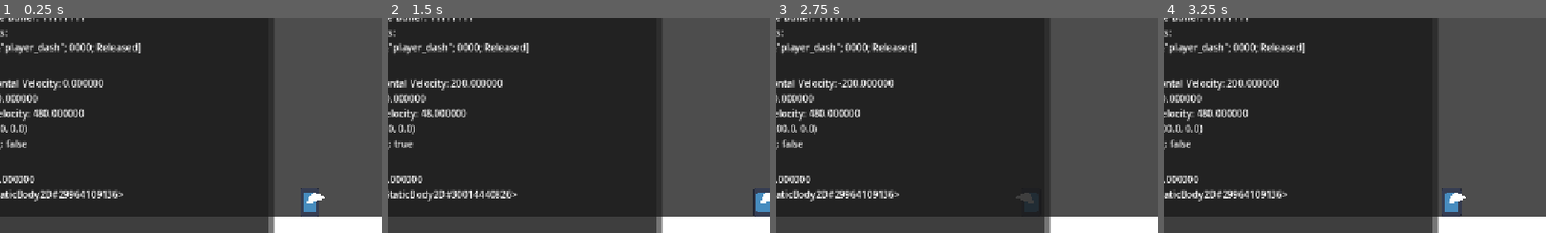
Above: before the commit, frames 1-4 (left to right).
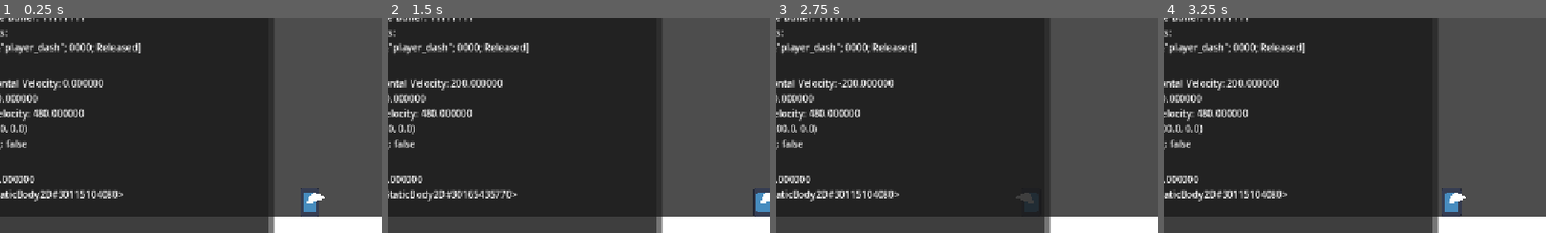
Above: after the commit, the same moments.

Repository: Bryce-Dixon/godot-2d-parametric-player-controller
Game: Godot game, scene res://parametric_platformer_controller_2d/test_scene.tscn
Same seed, same stepped clock (60 frames per second), same inputs: the game is played once before the commit and once after it. The engine's default icon, where the game draws it, is replaced by a stand-in: a white triangle on a blue panel in a dark square.
Inputs:
- Up to frame 1 (0.25 s): no input
- Up to frame 2 (1.5 s): tap Enter at 0.5 s; hold Right (ui_right) from 0.53 s (still down); tap Space at 1.25 s
- Up to frame 3 (2.75 s): tap Enter at 2 s; release Right (ui_right) at 2.03 s; hold Left (ui_left) from 2.03 s (still down)
- Up to frame 4 (3.25 s): release Left (ui_left) at 2.78 s; hold Right (ui_right) from 2.78 s (still down)
The pictures show only the part of the screen within x 10-60%, y 29-79%; the shares and areas given below are measured in that part.

The runs differ from the first frame. In frame 1, 0.3% of the frame differs, in the area x 15-31%, y 79-84%; in frame 2, 0.5%, in the area x 2-33%, y 42-84%; in frame 3, 0.3%; in frame 4, 0.3%.

Commit message:
is_wall_sliding() now only true if the player is moving down

Diff:
--- a/parametric_platformer_controller_2d/player_controller.gd
+++ b/parametric_platformer_controller_2d/player_controller.gd
@@ -396,6 +396,7 @@
       is_on_wall()
       and signf(get_wall_normal().x) != signf(velocity.x)
       and not is_zero_approx(velocity.x)
+      and velocity.y > 0.0
     )
     var current_terminal_velocity := _get_terminal_velocity()
     var was_at_terminal_velocity := is_at_terminal_velocity(current_terminal_velocity)
